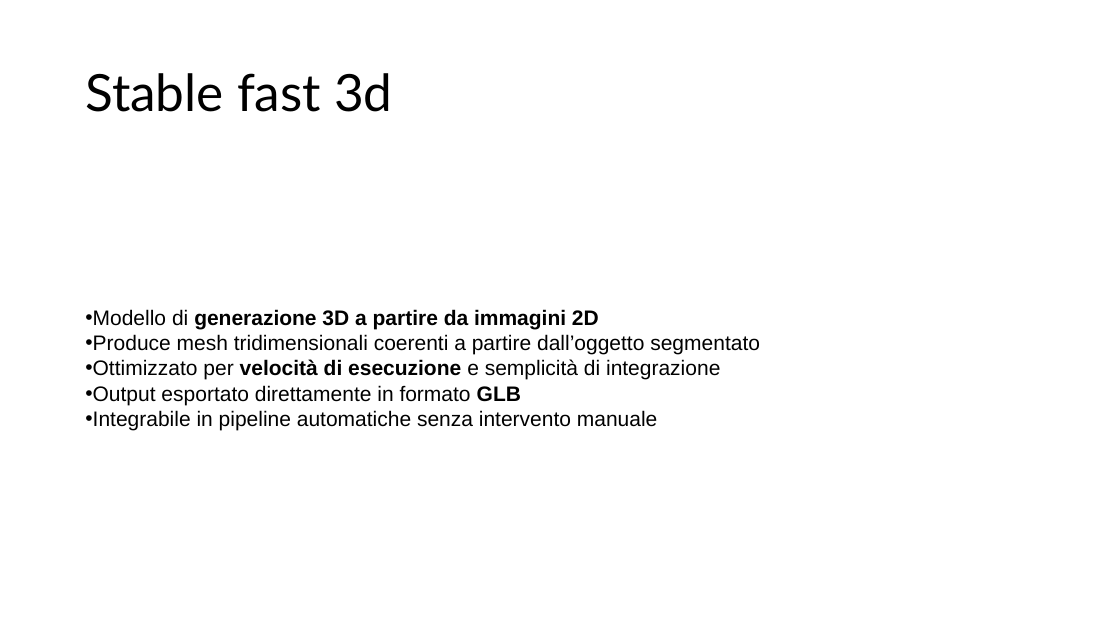
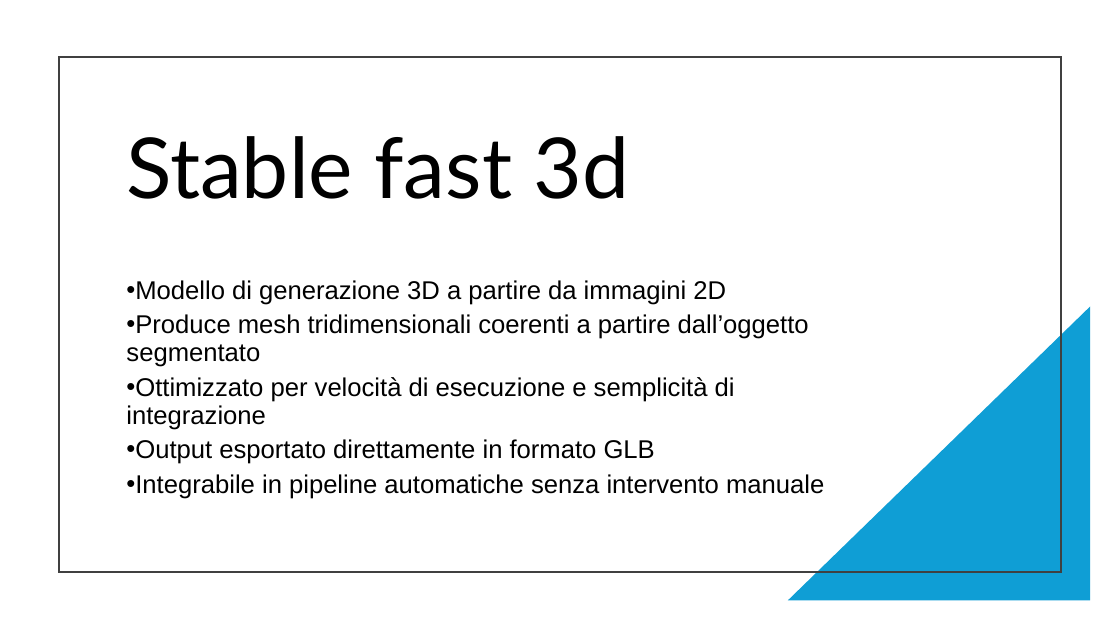
Before and after one commit to divitamarco/DigitalTwinSimulator, a slide deck: slide 7 of relazione/DigitalTwinSimulator.pptx (slide 8 before the commit). Drawn at 1120x630 pixels with LibreOffice and Linux fonts; fonts in the diff are those of the drawing. Boxes give left, top, right and bottom in pixels: in the first picture for what was removed or moved away, otherwise in the second. Text is boxed around its words. In the diff, an @@ line names an element or a change of style, - is before the commit and + after.

```diff
--- a/relazione/DigitalTwinSimulator.pptx
+++ b/relazione/DigitalTwinSimulator.pptx
@@ rectangle added at [59, 57, 1061, 572], outline #404040 1.5 pt @@
@@ title "Stable fast 3d": place and size @@
-title "Stable fast 3d" at [85, 73, 393, 112]
+title "Stable fast 3d" at [126, 136, 630, 199]
@@ title "Stable fast 3d" at [126, 136, 630, 199]: size 44 to 72 pt @@
@@ text "Modello di generazione 3D a ...": place and size @@
-text "Modello di generazione 3D a ..." at [85, 309, 760, 431]
+text "Modello di generazione 3D a ..." at [126, 280, 824, 499]
@@ text "Modello di generazione 3D a ..." at [126, 280, 824, 499]: size 18 to 22 pt; bold off in "generazione 3D a partire da immagini 2D", "velocità di esecuzione", "GLB"; line spacing 1 to 0.9; more space between paragraphs; vertical alignment middle to top @@
@@ right triangle added at [788, 307, 1091, 601], fill #0F9ED5 @@
```
Also in this commit, not shown: 8 other slides changed, 2 slides removed.
